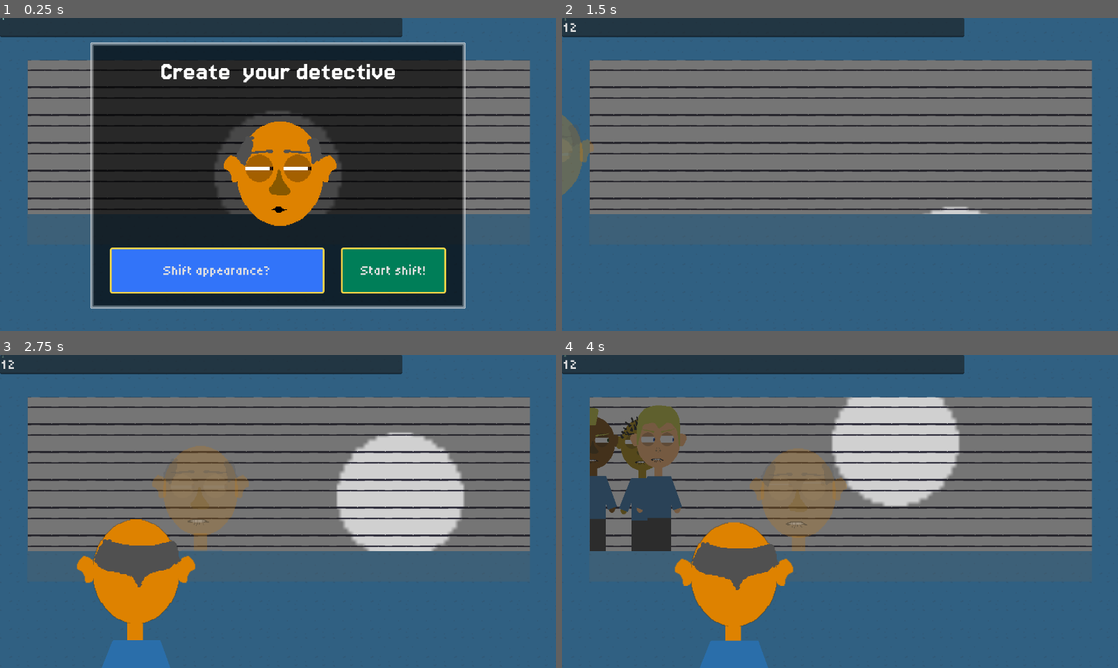
Above: before the commit, frames 1-4 (two rows, left to right).
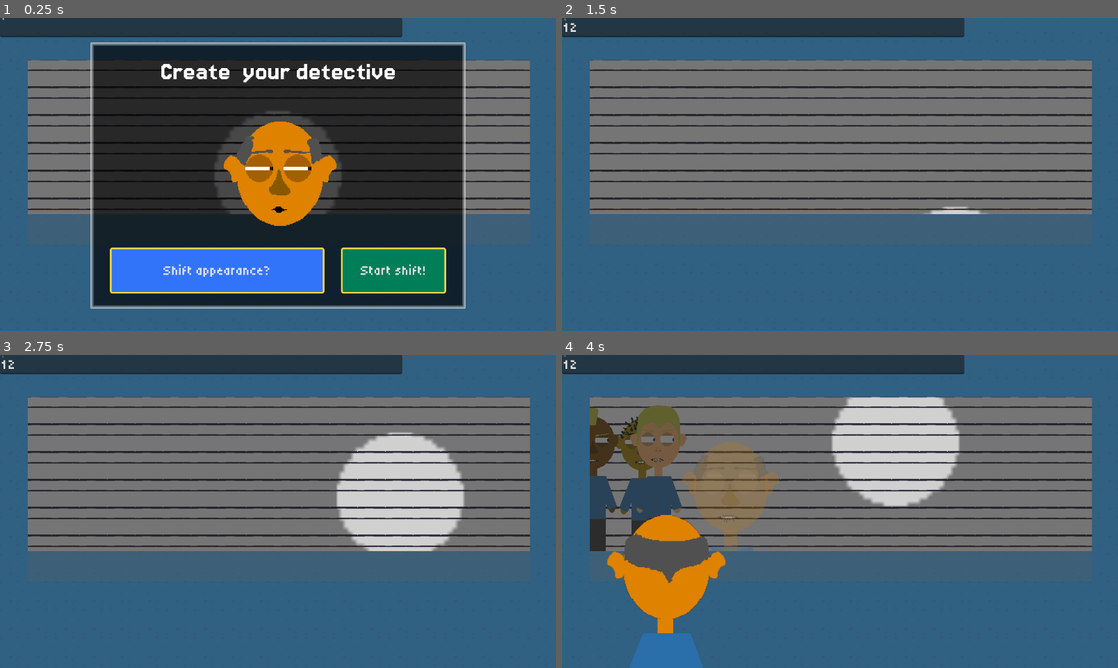
Above: after the commit, the same moments.

Repository: bjornarprytz/shift
Game: Godot game, scene res://interface/main.tscn
The game is run twice, just before and just after one commit, with the same random seed, the same clock (stepped at 60 frames per second) and the same inputs.
Inputs (mouse positions are in pixels of both pictures, inside the frame that each line leads up to):
- Up to frame 1 (0.25 s): no input
- Up to frame 2 (1.5 s): click (762, 27) at 0.52 s; type "12" at 0.6 s; click "Start shift!" at 1.25 s
- Up to frame 3 (2.75 s): move the mouse to (400, 495) at 2.02 s; click (400, 495) at 2.17 s
- Up to frame 4 (4 s): move the mouse to (728, 527) at 2.77 s; click (728, 527) at 2.92 s; move the mouse to (895, 442) at 3.52 s; click (895, 442) at 3.67 s

The runs differ from the first frame. In frame 1, less than 0.1% of the frame differs, in the area x 0-1%, y 0-1%; in frame 2, 0.8%; in frame 3, 8.8%; in frame 4, 16%, in the area x 8-52%, y 27-100%.

Commit message:
some work

Diff:
--- a/src/interface/face_part.gd
+++ b/src/interface/face_part.gd
@@ -8,6 +8,7 @@
 @export var head: Head
 
 func start_tell(tell: Tell):
+	print ("Start %s: %s" % [tell.effect, name])
 	if (is_in_effect):
 		return
 	match (tell.effect):
@@ -16,19 +17,20 @@
 		Tell.Effect.TWITCH:
 			twitch()
 		Tell.Effect.SWEAT:
-			sweat(true)
+			sweat()
 	is_in_effect = true
 
 func stop_tell(tell: Tell):
+	print ("Stop %s: %s" % [tell.effect, name])
 	if (is_in_effect == false):
 		return
 	match (tell.effect):
 		Tell.Effect.BLUSH:
-			blush()
+			blush(false)
 		Tell.Effect.TWITCH:
-			twitch()
+			twitch(false)
 		Tell.Effect.SWEAT:
-			sweat(true)
+			sweat(false)
 	is_in_effect = false
 
 func blush(on:bool=true):
--- a/src/interface/head.gd
+++ b/src/interface/head.gd
@@ -19,6 +19,7 @@
 @onready var eye_tween: Tween
 
 var _appeareance: Appearance
+var is_free_look: bool
 
 func apply_appearance(appearance: Appearance):
 	_appeareance = appearance
@@ -31,6 +32,10 @@
 	nose.texture = appearance.nose
 	eye_r.apply_appearance(appearance)
 	eye_l.apply_appearance(appearance)
+
+func _process(_delta: float) -> void:
+	if is_free_look:
+		set_focal_point(get_global_mouse_position())
 
 func set_focal_point(point: Vector2):
 	eye_r.focal_point = point
--- a/src/interface/main.gd
+++ b/src/interface/main.gd
@@ -25,7 +25,7 @@
 		suspects.add_child(new_sus)
 		new_sus.position = (Vector2.LEFT * 700) + (Vector2.LEFT * 150.0 * i) + (Vector2.DOWN * 500.0)
 		new_sus.apply_appearance(character_variations.create_random_appearance())
-		new_sus.profile.tells = Tell.random_set(randi_range(2, 5))
+		new_sus.head.is_free_look = true
 		s.push_back(new_sus)
 		i += 1
 
@@ -47,7 +47,6 @@
 
 func _ready() -> void:
 	_load_suspects()
-
 
 func _on_left_button_pressed() -> void:
 	print("Pressed left button")
--- a/src/interface/main.tscn
+++ b/src/interface/main.tscn
@@ -132,7 +132,7 @@
 [node name="Detective" parent="DetectiveRoom" unique_id=1764024577 instance=ExtResource("2_rfu3d")]
 unique_name_in_owner = true
 modulate = Color(1, 1, 1, 0.3019608)
-position = Vector2(-110, 791)
+position = Vector2(-683.00006, 791)
 scale = Vector2(1.72, 1.72)
 suspect_name = "Detective"
 profile = SubResource("Resource_l14rc")
@@ -168,7 +168,7 @@
 
 [node name="DetectiveBack" parent="DetectiveRoom" unique_id=1999595215 instance=ExtResource("9_d0hba")]
 unique_name_in_owner = true
-position = Vector2(-260, 1055)
+position = Vector2(-833, 1055)
 scale = Vector2(2, 2)
 
 [connection signal="text_submitted" from="CanvasLayer/LineEdit" to="." method="_on_line_edit_text_submitted"]
--- a/src/interface/suspect.gd
+++ b/src/interface/suspect.gd
@@ -16,14 +16,14 @@
 func _ready() -> void:
 	body.set_breath(1.0, 4.0, 2.0, 2.0)
 
+	profile.tells = Tell.random_set(randi_range(2, 5))
+
 func apply_appearance(appearance: Appearance):
 	profile.appearance = appearance
 	head.apply_appearance(profile.appearance)
 	body.apply_appearance(profile.appearance)
 
 func _process(delta: float) -> void:
-	head.set_focal_point(get_global_mouse_position())
-
 	if (target_pos != Vector2.INF and target_pos != global_position):
 		self.global_position = global_position.move_toward(target_pos, delta * walk_speed)
 	elif bob_tween != null:
@@ -65,6 +65,7 @@
 	bob_tween.play()
 
 func unnerve() -> void:
+	head.is_free_look = false
 	head.blink_timer.wait_time = 0.32
 	head.squint()
 
@@ -75,6 +76,7 @@
 			p.start_tell(t)
 
 func renerve() -> void:
+	head.is_free_look = true
 	head.blink_timer.wait_time = 1.0
 	head.unsquint()
 
--- a/src/system/profile.gd
+++ b/src/system/profile.gd
@@ -5,7 +5,7 @@
 
 @export var appearance: Appearance
 
-@export var tells: Array[Tell] = []
+@export var tells: Array[Tell]
 
 ## Replace string[key] with string[val]
 @export var speech_impediment: Dictionary[String, String] = {}
Not shown, added: src/assets/audio/Shifty lineup.wav.import
Binary file changed: src/assets/img/hair_2_back.png
Not shown, added: src/assets/audio/Shifty lineup.wav
